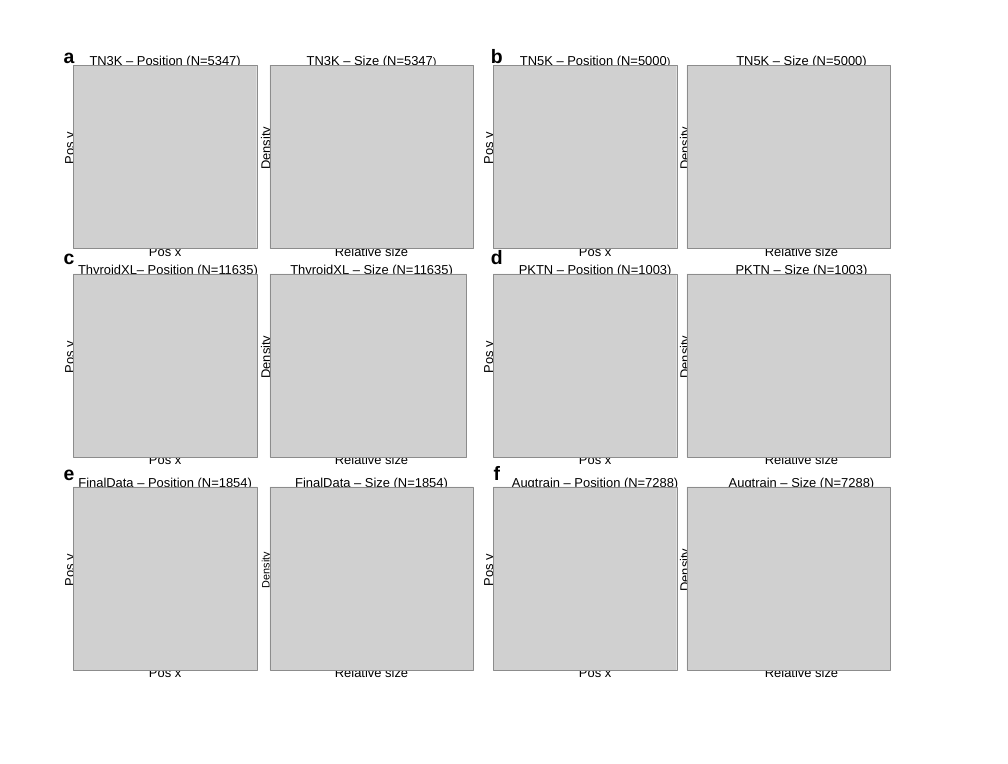
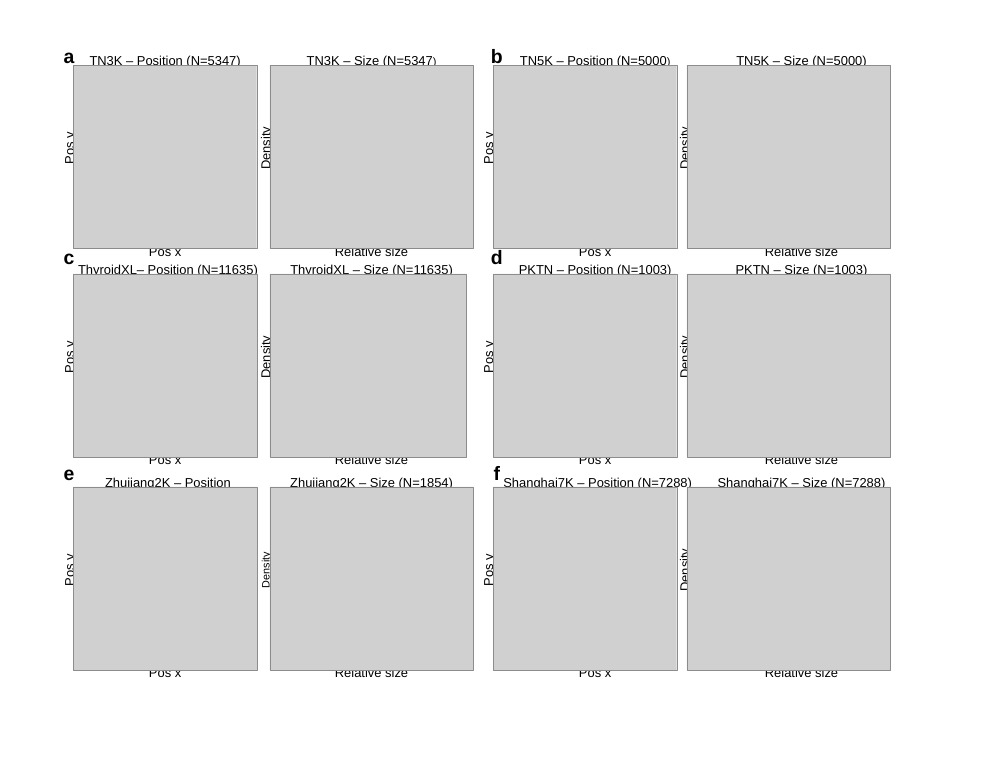
Before and after one commit to ordinary7Zz/my_plot_images, a slide deck: slide 1 of pptx/data_statistics.pptx. Drawn at 1008x764 pixels with LibreOffice and Linux fonts; fonts in the diff are those of the drawing; grey boxes stand for pictures. Boxes give left, top, right and bottom in pixels: in the first picture for what was removed or moved away, otherwise in the second. Text is boxed around its words. In the diff, an @@ line names an element or a change of style, - is before the commit and + after.

```diff
--- a/pptx/data_statistics.pptx
+++ b/pptx/data_statistics.pptx
@@ text at bbox=[105, 477, 231, 488]: text changed @@
-FinalData – Position (N=1854)
+Zhujiang2K – Position (N=1854)
@@ text at bbox=[290, 477, 453, 488]: text changed @@
-FinalData – Size (N=1854)
+Zhujiang2K – Size (N=1854)
@@ text at bbox=[503, 477, 692, 490]: text changed @@
-Augtrain – Position (N=7288)
+Shanghai7K – Position (N=7288)
@@ text at bbox=[718, 477, 885, 488]: text changed @@
-Augtrain – Size (N=7288)
+Shanghai7K – Size (N=7288)
```
Also in this commit, not shown: 1 other slide changed, 17 other files.
